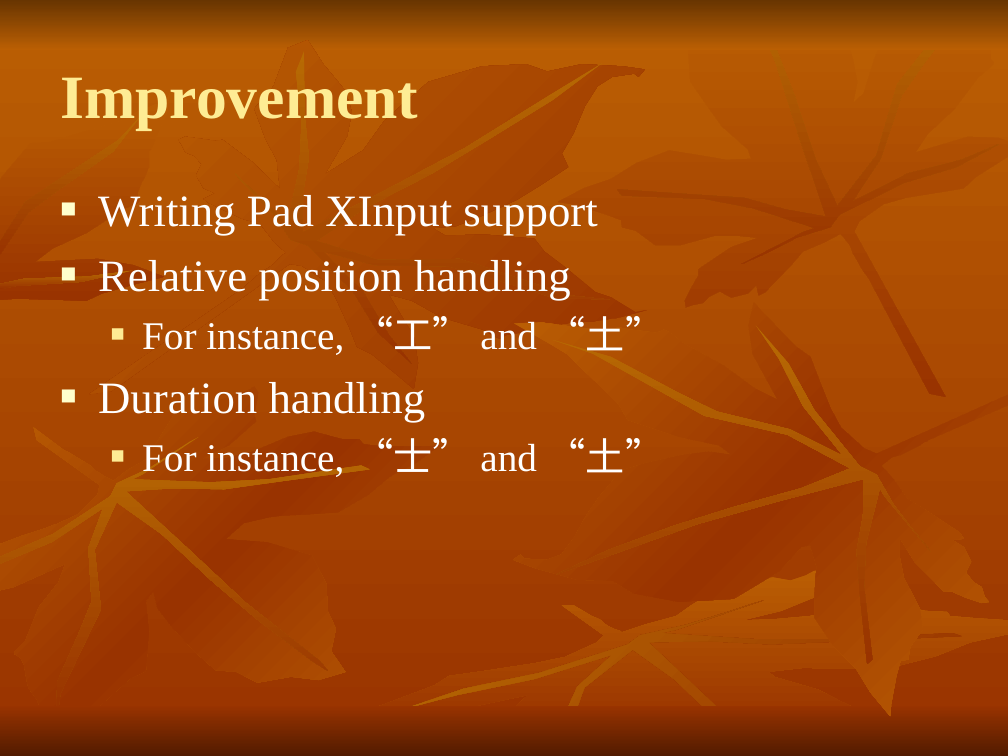
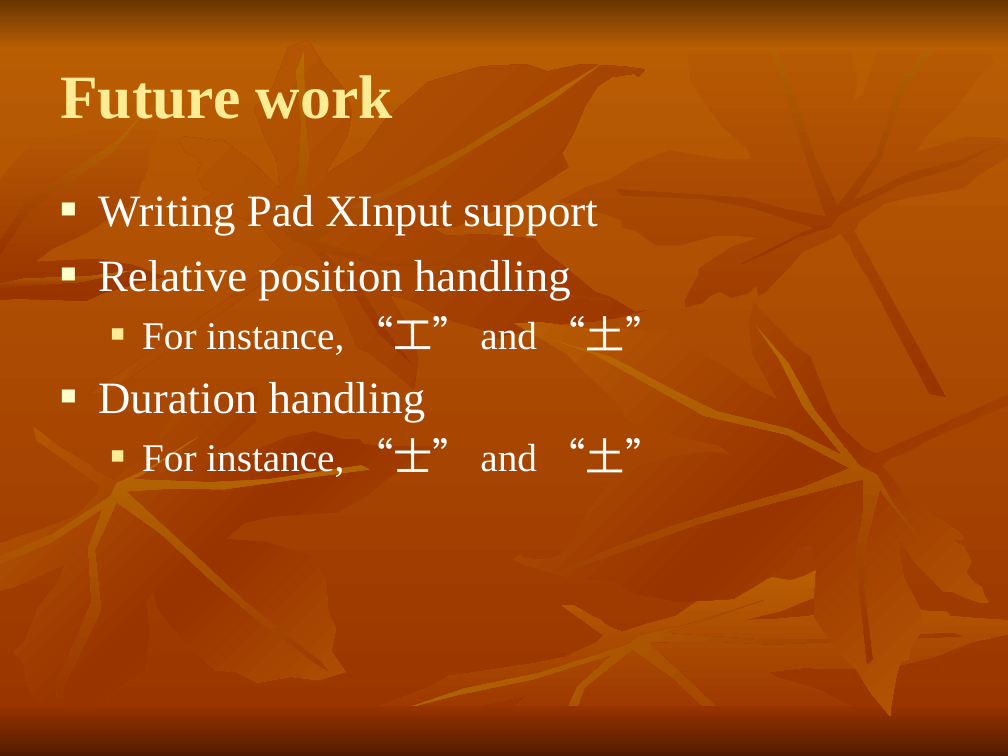
Before and after one commit to shaileshBhokare/honours, a slide deck: slide 20 of Dissertition/report/ranHonours Seminar.ppt (slide 23 before the commit). Drawn at 1008x756 pixels with LibreOffice and Linux fonts; fonts in the diff are those of the drawing. Boxes give left, top, right and bottom in pixels: in the first picture for what was removed or moved away, otherwise in the second. Text is boxed around its words. In the diff, an @@ line names an element or a change of style, - is before the commit and + after.

```diff
--- a/Dissertition/report/ranHonours Seminar.ppt
+++ b/Dissertition/report/ranHonours Seminar.ppt
@@ title at (60, 75, 393, 119): text changed @@
-Improvement
+Future work
```
Also in this commit, not shown: 9 other slides changed, 3 slides removed.
